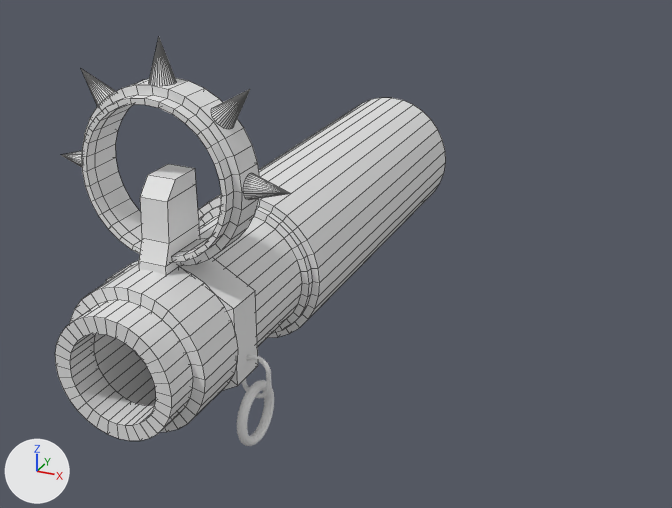
A saved change to the Blender file Scripts/ork_shoota.blend.
One viewpoint serves both versions: a 50 mm lens placed at (4.88, -5.82, 4.66), pointed at (0.93, 2.95, 0.22). The lights are fixed; the arrows at lower left show +X, +Y and +Z. Mesh edges are drawn as thin lines on the coarser meshes.
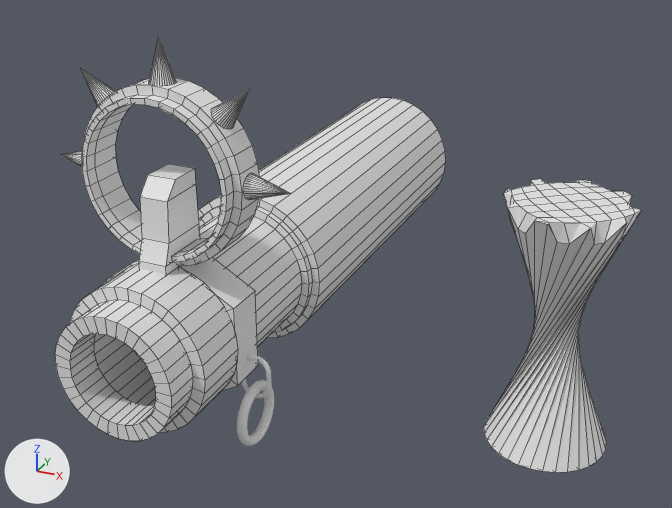
Commit message: ork head base sculpt before detail

The change, as JSON lines over the scene's bpy script:
```json
{"op": "add", "block": "me_circle_002", "code": ["me_circle_002 = bpy.data.meshes.new('Circle.002')", "me_circle_002.from_pydata(...)  # 162 vertices, 160 faces; spans x -1.0..1.0, y -1.0..1.0, z 0.0..4.15"]}
{"op": "add", "block": "ob_circle_005", "code": ["ob_circle_005 = bpy.data.objects.new('Circle.005', me_circle_002)", "ob_circle_005.location = (3.79, 1.0, -0.14)", "ob_circle_005.scale = (0.521, 0.521, 0.521)"]}
```

Changed parts and their boxes [x1, y1, x2, y2] in the pictures (672 x 508 px):
```json
{"object": "Circle.005", "change": "added", "after": [484, 179, 641, 472]}
```
